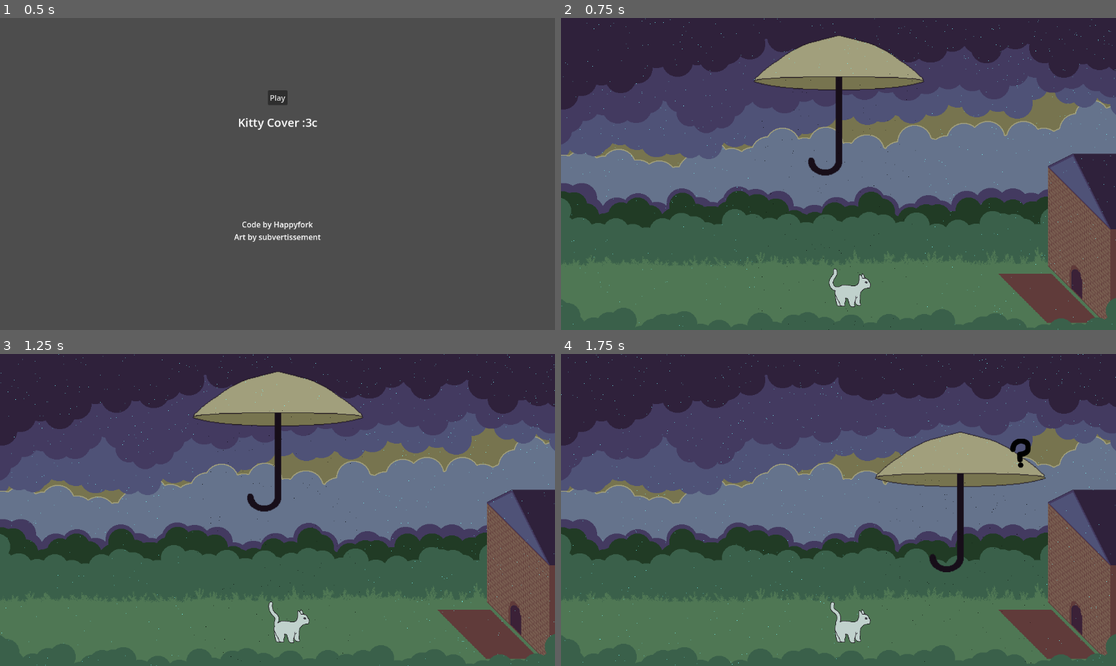
Above: before the commit, frames 1-4 (two rows, left to right).
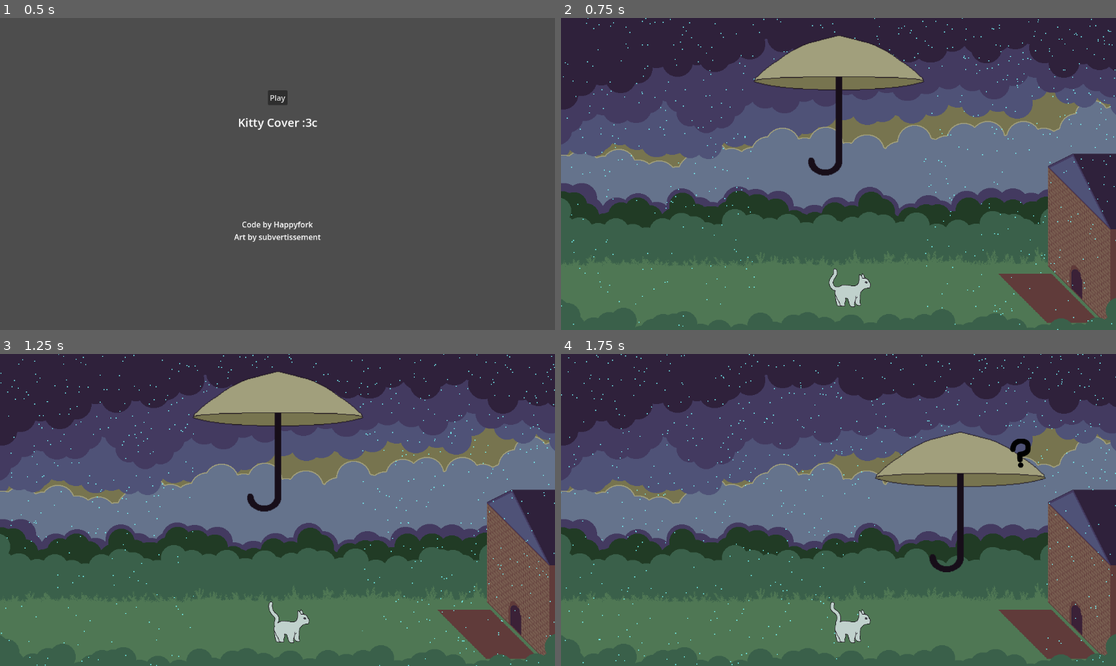
Above: after the commit, the same moments.

Repository: HappyFork/gwj58
Game: Godot game, scene res://scenes/main_menu.tscn
Same seed, same stepped clock (60 frames per second), same inputs: the game is played once before the commit and once after it.
Inputs (mouse positions are in pixels of both pictures, inside the frame that each line leads up to):
- Up to frame 1 (0.5 s): no input
- Up to frame 2 (0.75 s): click "Play" at 0.5 s
- Up to frame 3 (1.25 s): no input
- Up to frame 4 (1.75 s): move the mouse to (960, 494) at 1.27 s

Frame 1 is identical in both runs. In frame 2, 0.5% of the frame differs, in the area x 0-100%, y 0-100%; in frame 3, 0.5%; in frame 4, 0.5%.

Commit message:
Fix umbrella and file name mismatches

Diff:
--- a/cat_umbrella_prototype.tscn
+++ b/cat_umbrella_prototype.tscn
@@ -194,12 +194,6 @@
 size_flags_vertical = 4
 texture = ExtResource("5_t1vtg")
 metadata/_edit_use_anchors_ = true
-
-[node name="Umbrella" parent="." instance=ExtResource("2_prl76")]
-position = Vector2(599, 514)
-
-[node name="Cat" parent="." instance=ExtResource("3_ywddm")]
-position = Vector2(599, 556)
 
 [node name="CPUParticles2D" type="CPUParticles2D" parent="."]
 modulate = Color(0.470588, 1, 1, 1)
@@ -213,6 +207,14 @@
 emission_rect_extents = Vector2(600, 1)
 direction = Vector2(0, 1)
 initial_velocity_max = 152.38
+scale_amount_min = 2.0
+scale_amount_max = 2.0
+
+[node name="Umbrella" parent="." instance=ExtResource("2_prl76")]
+position = Vector2(599, 514)
+
+[node name="Cat" parent="." instance=ExtResource("3_ywddm")]
+position = Vector2(599, 556)
 
 [node name="QuestionMark" type="Sprite2D" parent="."]
 visible = false
--- a/nodes/cat.gd
+++ b/nodes/cat.gd
@@ -1,5 +1,4 @@
 class_name Cat
-
 extends Node2D
 
 
--- a/nodes/umbrella.gd
+++ b/nodes/umbrella.gd
@@ -2,8 +2,13 @@
 
 
 
-### --- Variables (really constants) --- ###
+### --- Variables & Constants --- ###
+
+# Constants
 const  UMB_HEIGHT = 350 # Umbrella area's height/2 - 50
+
+# Onready Variables
+@onready var bg = $Sprite2D/BGCopy
 
 
 
@@ -11,6 +16,10 @@
 
 # Process. Called every frame. 'delta' is the elapsed time since the previous frame.
 func _process(_delta):
+	# Move the umbrella to the mouse position
 	var pos = get_viewport().get_mouse_position()
 	pos.y += UMB_HEIGHT
 	position = pos
+
+	# Reset position of BGCopy to match the actual background
+	bg.global_position = Vector2.ZERO
--- a/nodes/umbrella.tscn
+++ b/nodes/umbrella.tscn
@@ -1,14 +1,15 @@
-[gd_scene load_steps=5 format=3 uid="uid://cxs4p67nbq872"]
+[gd_scene load_steps=6 format=3 uid="uid://yjuiarqahubu"]
 
-[ext_resource type="Script" path="res://nodes/umbrella.gd" id="1_yh3lo"]
+[ext_resource type="Script" path="res://nodes/umbrella.gd" id="1_luche"]
 [ext_resource type="Texture2D" uid="uid://btadv6e6iik7h" path="res://assets/umbrella.png" id="2_dy7rt"]
 [ext_resource type="Texture2D" uid="uid://diq3l7q1lmuse" path="res://assets/umbrellamask.png" id="3_rcbsn"]
+[ext_resource type="Texture2D" uid="uid://tcv1xkrx43ef" path="res://assets/main_scene.png" id="4_2arms"]
 
 [sub_resource type="RectangleShape2D" id="RectangleShape2D_wwr4k"]
 size = Vector2(350, 800)
 
 [node name="Umbrella" type="Area2D"]
-script = ExtResource("1_yh3lo")
+script = ExtResource("1_luche")
 
 [node name="CollisionShape2D" type="CollisionShape2D" parent="."]
 shape = SubResource("RectangleShape2D_wwr4k")
@@ -20,6 +21,12 @@
 texture = ExtResource("2_dy7rt")
 offset = Vector2(0, 48)
 
-[node name="PointLight2D" type="PointLight2D" parent="."]
-blend_mode = 1
+[node name="Sprite2D" type="Sprite2D" parent="."]
+show_behind_parent = true
+clip_children = 1
 texture = ExtResource("3_rcbsn")
+
+[node name="BGCopy" type="TextureRect" parent="Sprite2D"]
+offset_right = 40.0
+offset_bottom = 40.0
+texture = ExtResource("4_2arms")
Binary file removed: assets/boat.png
Not shown, removed: assets/boat.png.import
Binary file removed: assets/platform.png
Not shown, removed: assets/platform.png.import
Not shown: 1 places in cat_umbrella_prototype.tscn that only renumber resources
Not shown: 2 places in nodes/cat.tscn that only renumber resources
